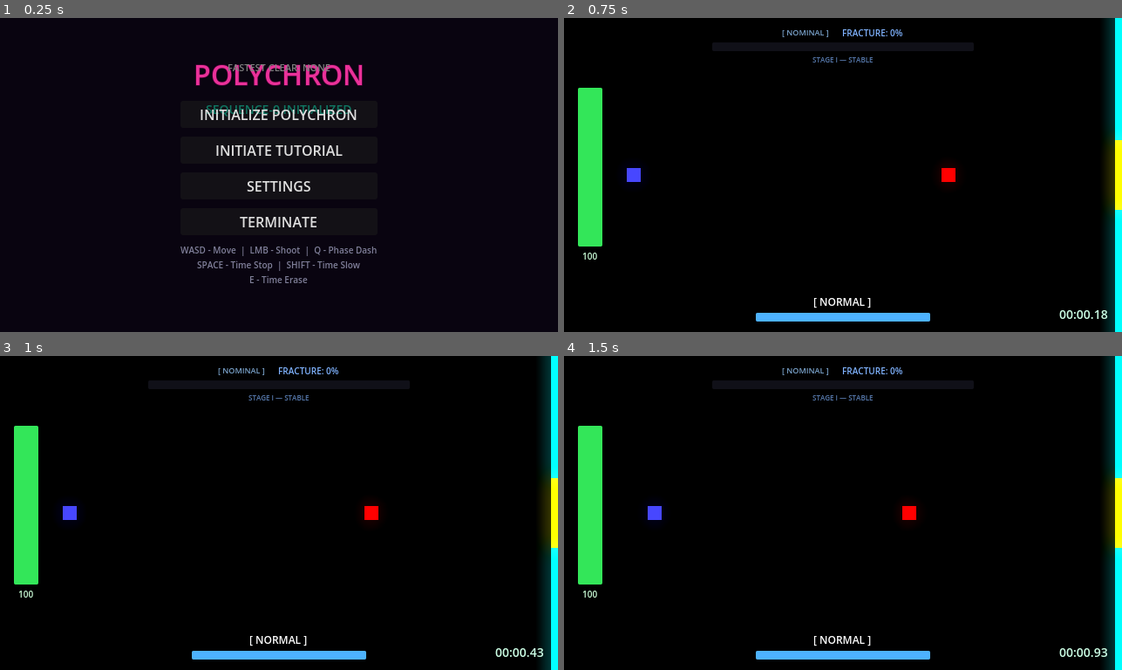
Above: before the commit, frames 1-4 (two rows, left to right).
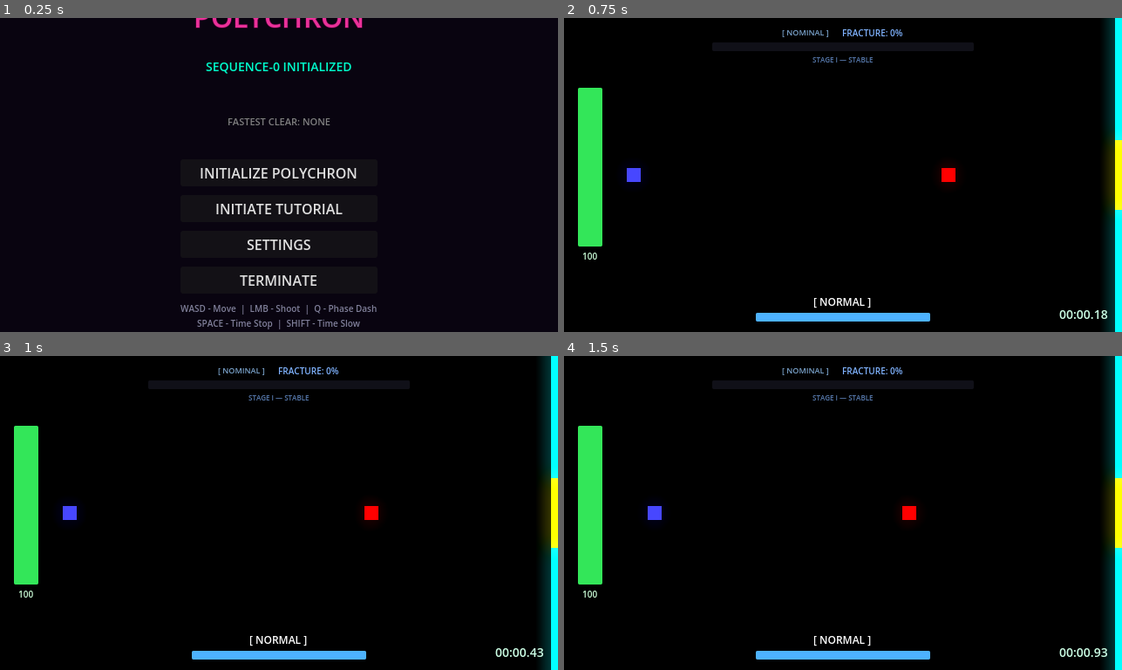
Above: after the commit, the same moments.

Repository: scarf-y/Polychron
Game: Godot game, scene res://scenes/ui/main_menu.tscn
The game is run twice, just before and just after one commit, with the same random seed, the same clock (stepped at 60 frames per second) and the same inputs.
Inputs (mouse positions are in pixels of both pictures, inside the frame that each line leads up to):
- Up to frame 1 (0.25 s): no input
- Up to frame 2 (0.75 s): click "INITIALIZE POLYCHRON" at 0.5 s
- Up to frame 3 (1 s): no input
- Up to frame 4 (1.5 s): tap Enter at 1.25 s; move the mouse to (965, 497) at 1.27 s; hold D (move_right) from 1.28 s (still down); hold Enter from 1.28 s (still down)

The runs differ from the first frame. In frame 1, 6.2% of the frame differs, in the area x 32-68%, y 0-100%; in frame 2, nothing differs; in frame 3, nothing differs; in frame 4, nothing differs.

Commit message:
style: consolidate all main menu UI into central container

Diff:
--- a/scripts/main_menu.gd
+++ b/scripts/main_menu.gd
@@ -32,34 +32,53 @@
 
 	_load_settings()
 	_animate_title()
-
-	# Display Best Time
-	var best_time_label := Label.new()
-	var has_best = TimeManager.best_game_time > 0.0
-	best_time_label.text = "FASTEST CLEAR: " + (_format_time(TimeManager.best_game_time) if has_best else "NONE")
-	best_time_label.add_theme_font_size_override("font_size", 11)
-	best_time_label.add_theme_color_override("font_color", Color(1.0, 0.8, 0.2) if has_best else Color(0.5, 0.5, 0.5))
-	best_time_label.horizontal_alignment = HORIZONTAL_ALIGNMENT_CENTER
-
-	# Add to the top of the button container
 	var vbox = get_node("VBoxContainer")
 	if vbox:
+		# 1. Reparent Title and Subtitle to the central container
+		if title_label:
+			title_label.reparent(vbox)
+			vbox.move_child(title_label, 0)
+			title_label.horizontal_alignment = HORIZONTAL_ALIGNMENT_CENTER
+			# Add spacer after title
+			var title_spacer := Control.new()
+			title_spacer.custom_minimum_size = Vector2(0, 5)
+			vbox.add_child(title_spacer)
+			vbox.move_child(title_spacer, 1)
+
+		if subtitle_label:
+			subtitle_label.reparent(vbox)
+			vbox.move_child(subtitle_label, 2)
+			subtitle_label.horizontal_alignment = HORIZONTAL_ALIGNMENT_CENTER
+			# Add large spacer after subtitle
+			var sub_spacer := Control.new()
+			sub_spacer.custom_minimum_size = Vector2(0, 25)
+			vbox.add_child(sub_spacer)
+			vbox.move_child(sub_spacer, 3)
+
+		# 2. Add Best Time (below subtitle spacer)
+		var best_time_label := Label.new()
+		var has_best = TimeManager.best_game_time > 0.0
+		best_time_label.text = "FASTEST CLEAR: " + (_format_time(TimeManager.best_game_time) if has_best else "NONE")
+		best_time_label.add_theme_font_size_override("font_size", 11)
+		best_time_label.add_theme_color_override("font_color", Color(1.0, 0.8, 0.2) if has_best else Color(0.5, 0.5, 0.5))
+		best_time_label.horizontal_alignment = HORIZONTAL_ALIGNMENT_CENTER
 		vbox.add_child(best_time_label)
-		vbox.move_child(best_time_label, 0)
-		# Add a small spacer below it
-		var spacer := Control.new()
-		spacer.custom_minimum_size = Vector2(0, 10)
-		vbox.add_child(spacer)
-		vbox.move_child(spacer, 1)
+		vbox.move_child(best_time_label, 4)
 
-		# Move ControlsLabel to the bottom of the VBox
+		# Add small spacer below best time
+		var bt_spacer := Control.new()
+		bt_spacer.custom_minimum_size = Vector2(0, 15)
+		vbox.add_child(bt_spacer)
+		vbox.move_child(bt_spacer, 5)
+
+		# 3. Move ControlsLabel to the bottom
 		var controls = get_node_or_null("ControlsLabel")
 		if controls:
 			controls.reparent(vbox)
 			controls.add_theme_font_size_override("font_size", 9)
 			# Add spacer above controls
 			var ctrl_spacer := Control.new()
-			ctrl_spacer.custom_minimum_size = Vector2(0, 15)
+			ctrl_spacer.custom_minimum_size = Vector2(0, 20)
 			vbox.add_child(ctrl_spacer)
 			vbox.add_child(controls)
 
